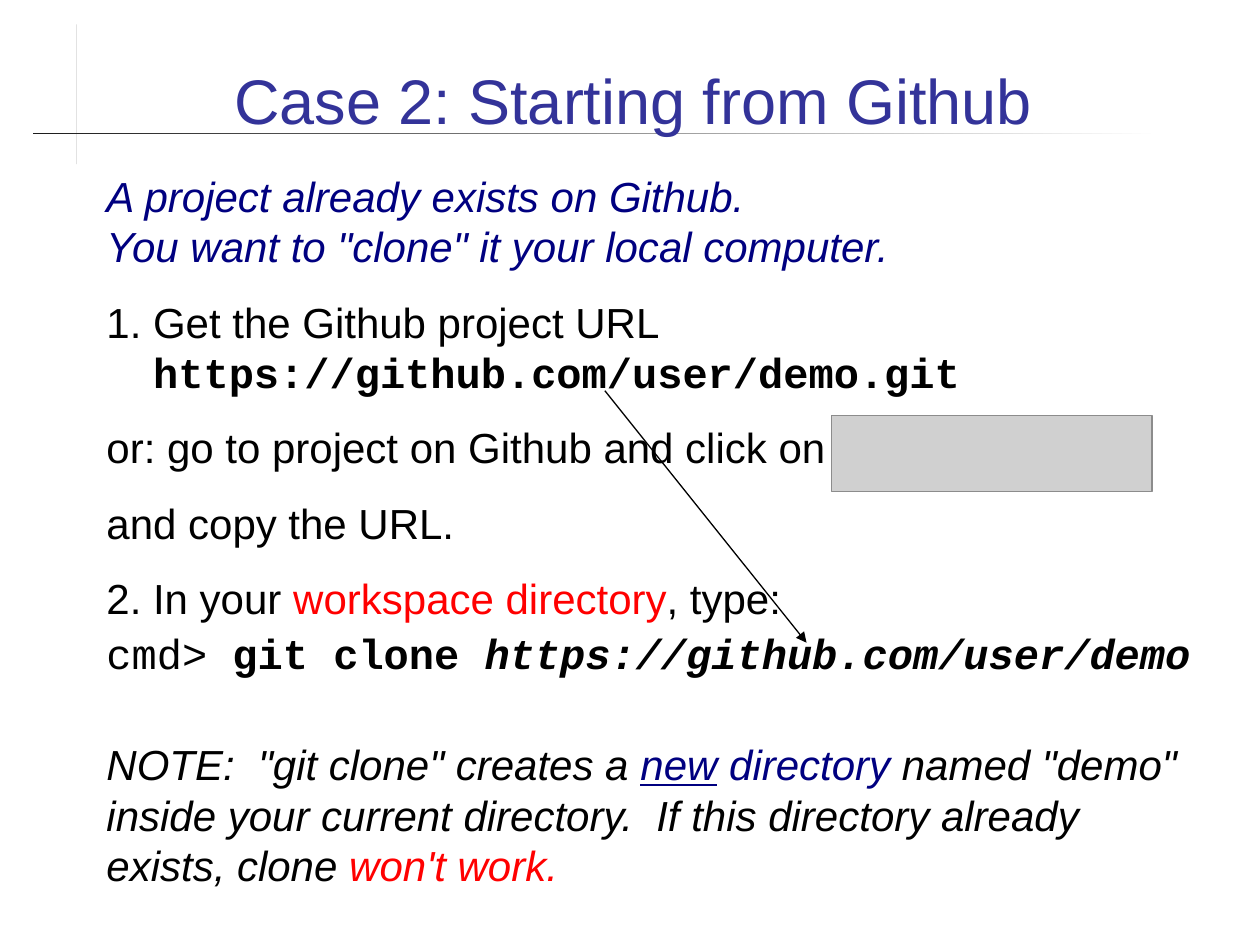
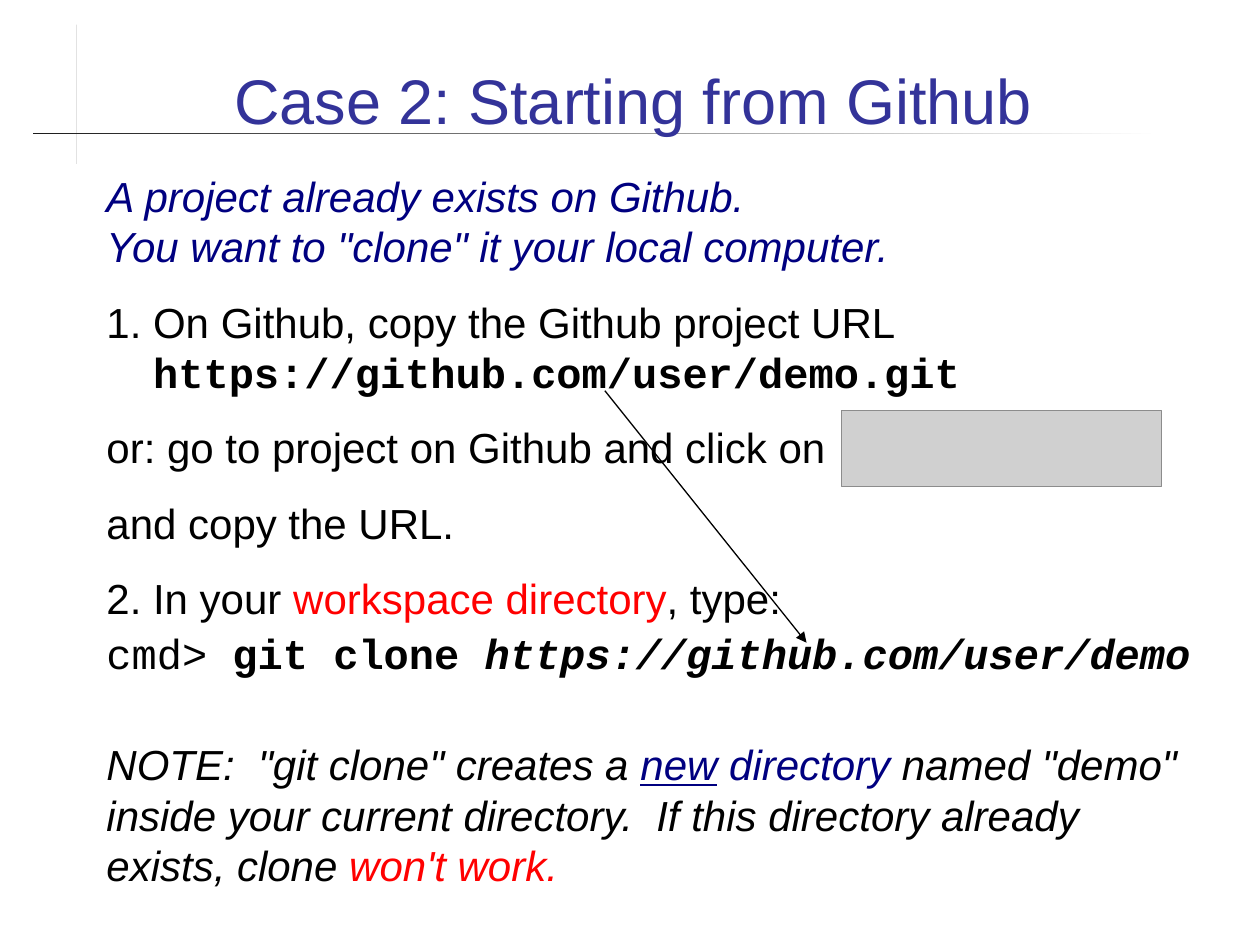
Before and after one commit to cpske/ISP, a slide deck: slide 10 of git/Using-Github.ppt (slide 8 before the commit). Drawn at 1260x945 pixels with LibreOffice and Linux fonts; fonts in the diff are those of the drawing; grey boxes stand for pictures. Boxes give left, top, right and bottom in pixels: in the first picture for what was removed or moved away, otherwise in the second. Text is boxed around its words. In the diff, an @@ line names an element or a change of style, - is before the commit and + after.

```diff
--- a/git/Using-Github.ppt
+++ b/git/Using-Github.ppt
@@ text at box(106, 307, 895, 346): text changed @@
-1. Get the Github project URL
+1. On Github, copy the Github project URL
@@ picture: place and size @@
-picture at box(832, 416, 1152, 491)
+picture at box(842, 411, 1162, 486)
```
Also in this commit, not shown: 12 other slides changed, 5 slides added, 1 slide removed, 5 other files.
